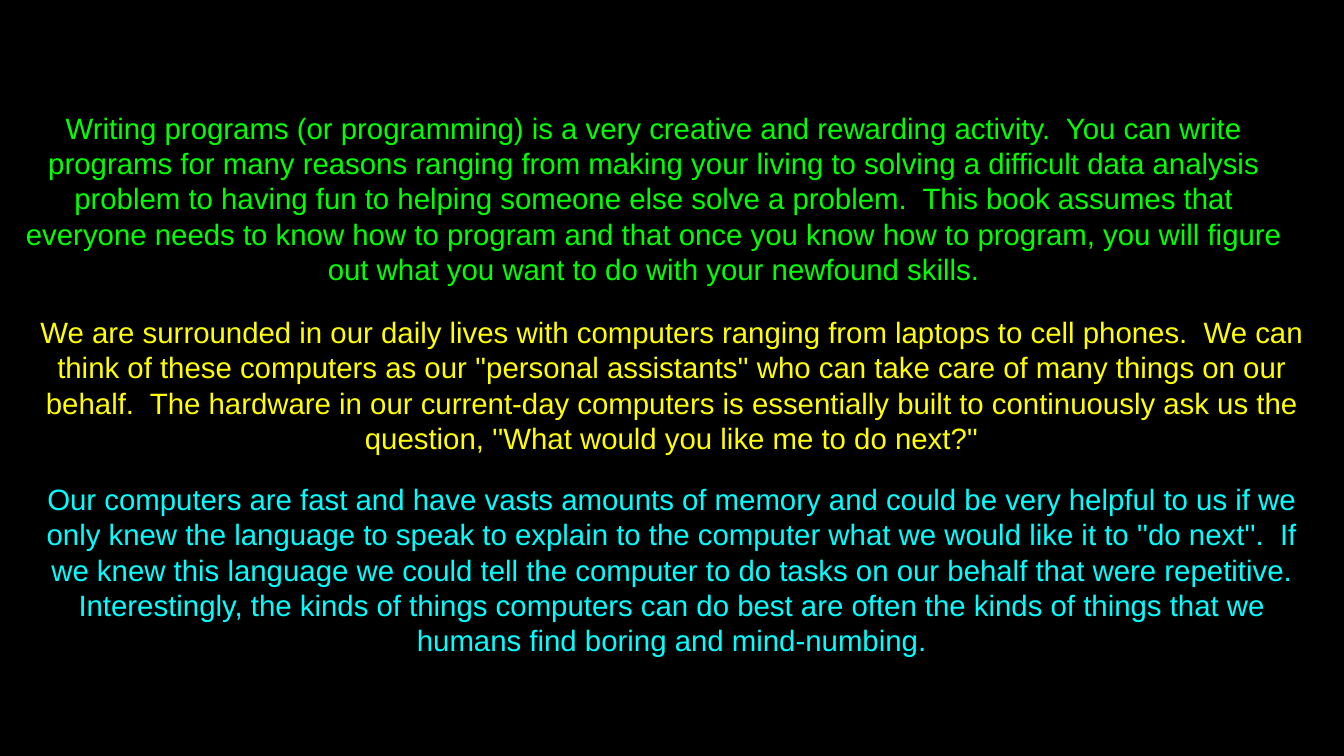
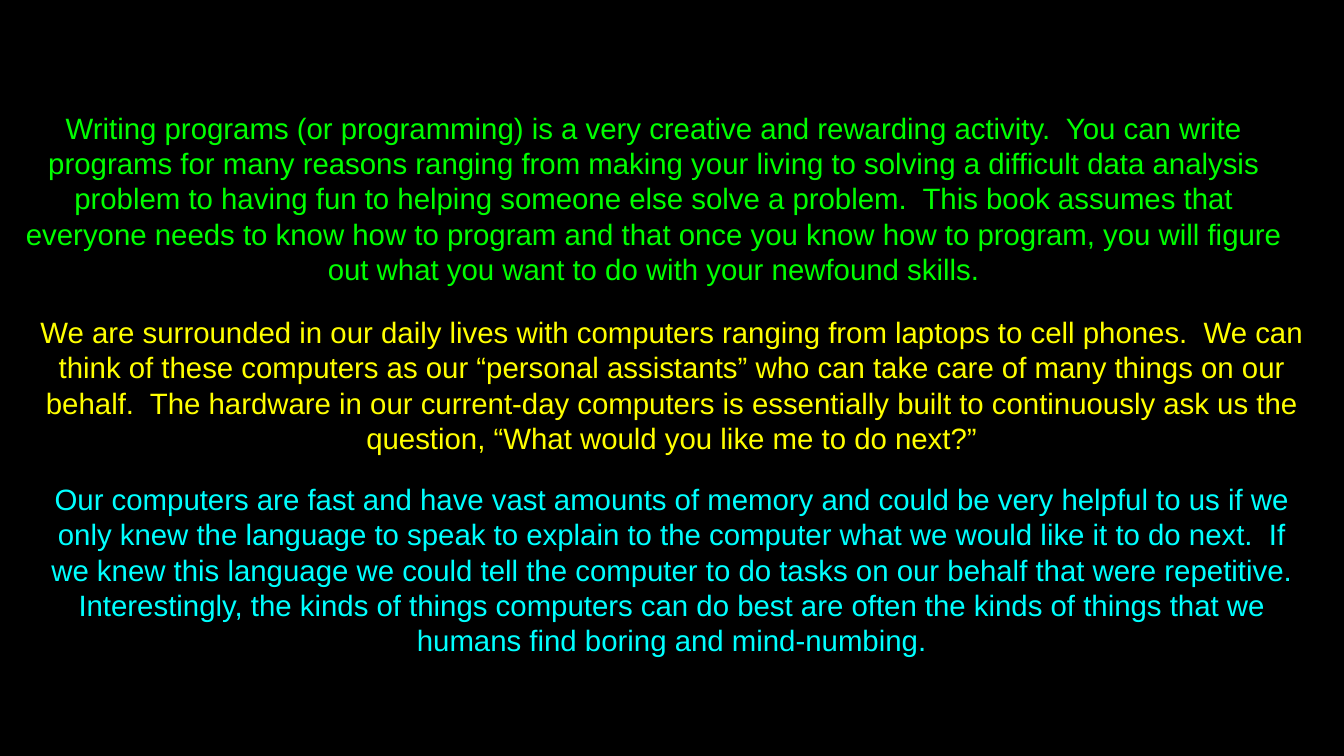
Before and after one commit to csev/py4e, a slide deck: slide 20 of lectures3/Pythonlearn-09-Dictionaries.pptx (slide 22 before the commit). Drawn at 1344x756 pixels with LibreOffice and Linux fonts; fonts in the diff are those of the drawing. Boxes give left, top, right and bottom in pixels: in the first picture for what was removed or moved away, otherwise in the second. Text is boxed around its words. In the diff, an @@ line names an element or a change of style, - is before the commit and + after.

Commit message:
Tweak

```diff
--- a/lectures3/Pythonlearn-09-Dictionaries.pptx
+++ b/lectures3/Pythonlearn-09-Dictionaries.pptx
@@ text at box(40, 321, 1302, 455): text changed @@
-We are surrounded in our daily lives with computers ranging from laptops to cell phones. We can think of these computers as our ''personal assistants'' who can take care of many things on our behalf. The hardware in our current-day computers is essentially built to continuously ask us the question, ''What would you like me to do next?''
+We are surrounded in our daily lives with computers ranging from laptops to cell phones. We can think of these computers as our “personal assistants” who can take care of many things on our behalf. The hardware in our current-day computers is essentially built to continuously ask us the question, “What would you like me to do next?”
@@ text at box(51, 488, 1291, 657): text changed @@
-Our computers are fast and have vasts amounts of memory and could be very helpful to us if we only knew the language to speak to explain to the computer what we would like it to ''do next''. If we knew this language we could tell the computer to do tasks on our behalf that were repetitive. Interestingly, the kinds of things computers can do best are often the kinds of things that we humans find boring and mind-numbing.
+Our computers are fast and have vast amounts of memory and could be very helpful to us if we only knew the language to speak to explain to the computer what we would like it to do next. If we knew this language we could tell the computer to do tasks on our behalf that were repetitive. Interestingly, the kinds of things computers can do best are often the kinds of things that we humans find boring and mind-numbing.
```
Also in this commit, not shown: 19 other slides changed, 2 slides removed.
